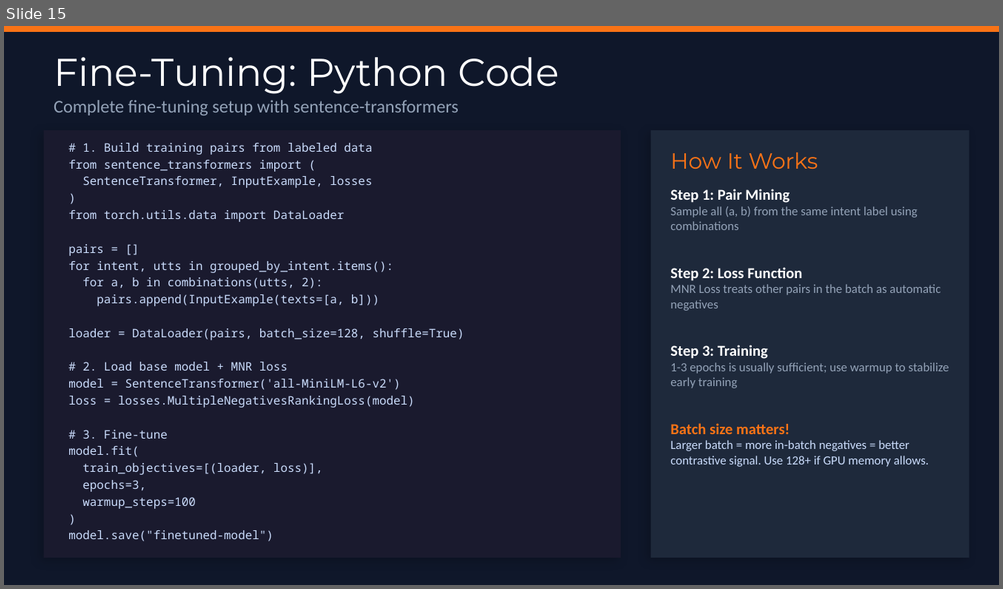
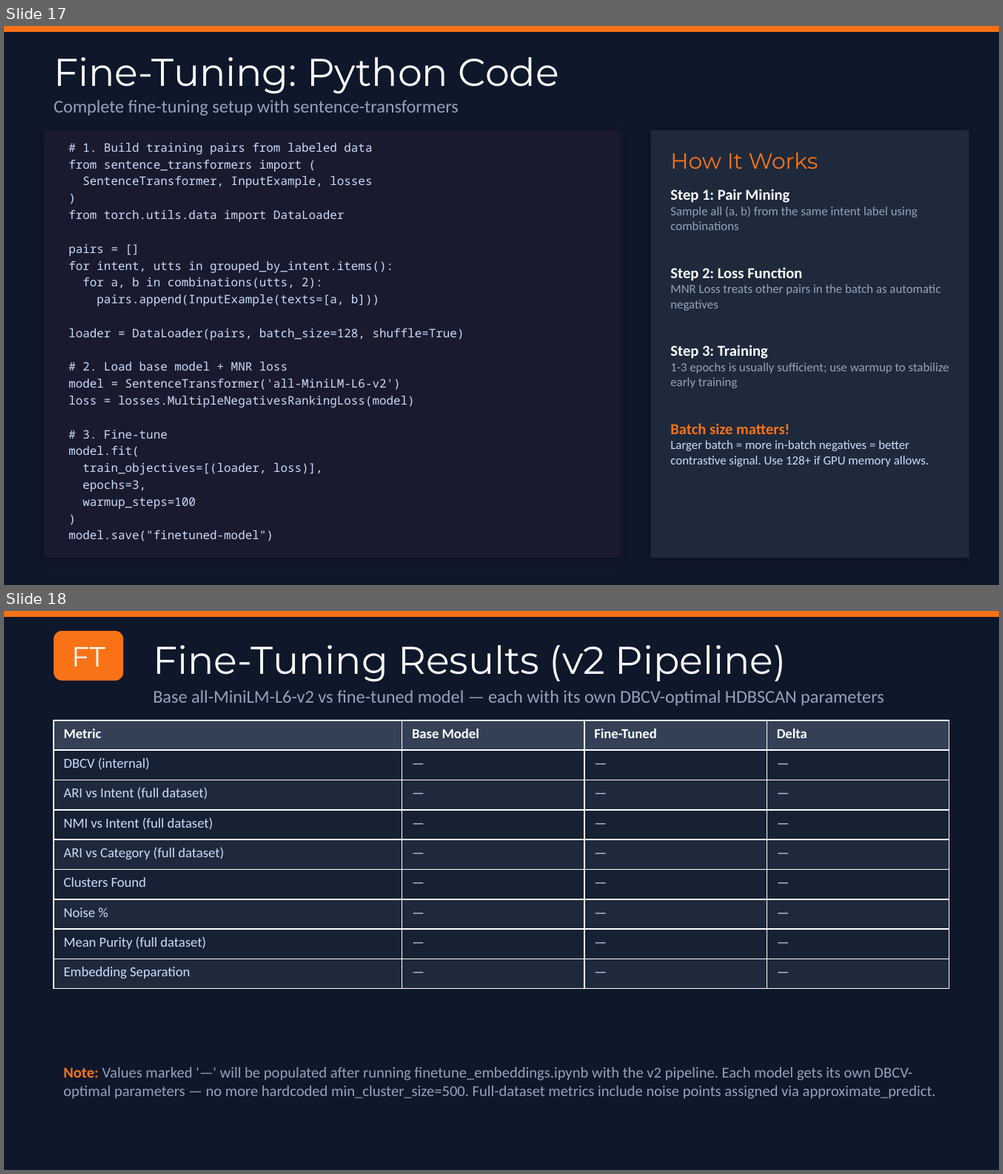
Before and after one commit to chandc/contact_center, a slide deck: Utterance_Clustering_Pipeline.pptx. Shown one above the other, each under a label of ours: slide 15 before the commit, slides 17 and 18 after it. The pictures are 1003x589 and 1003x1174 pixels, drawn with LibreOffice and Linux fonts; fonts in the diff are those of the drawing. Boxes give left, top, right and bottom in pixels: in the first picture for what was removed or moved away, otherwise in the second. Text is boxed around its words. In the diff, an @@ line names an element or a change of style, - is before the commit and + after.

```diff
--- a/Utterance_Clustering_Pipeline.pptx
+++ b/Utterance_Clustering_Pipeline.pptx
@@ slide 18 added at [4,611,999,1170], background #0F172A @@
@@ rectangle added at [4,611,999,617], fill #F97316 @@
@@ rounded rectangle added at [54,631,123,681], fill #F97316, 20 pt, text #FFFFFF @@
+FT
@@ text added at [153,645,786,682], 28 pt, text #FFFFFF @@
+Fine-Tuning Results (v2 Pipeline)
@@ text added at [153,690,884,706], 13 pt, text #94A3B8 @@
+Base all-MiniLM-L6-v2 vs fine-tuned model — each with its own DBCV-optimal HDBSCAN parameters
@@ table added at [54,721,948,989], 9 rows, 4 columns @@
+Metric | Base Model | Fine-Tuned | Delta
+DBCV (internal) | — | — | —
+ARI vs Intent (full dataset) | — | — | —
+NMI vs Intent (full dataset) | — | — | —
+ARI vs Category (full dataset) | — | — | —
+Clusters Found | — | — | —
+Noise % | — | — | —
+Mean Purity (full dataset) | — | — | —
+Embedding Separation | — | — | —
@@ text added at [63,1068,936,1099], 11 pt, text #94A3B8 @@
+Note: Values marked '—' will be populated after running finetune_embeddings.ipynb with the v2 pipeline. Each model gets its own DBCV-optimal parameters — no more hardcoded min_cluster_size=500. Full-dataset metrics include noise points assigned via approximate_predict.
@@ what was slide 15 is now slide 17 @@
```
Also in this commit, not shown: 1 slide changed, 3 other slides added, 2 other files.
